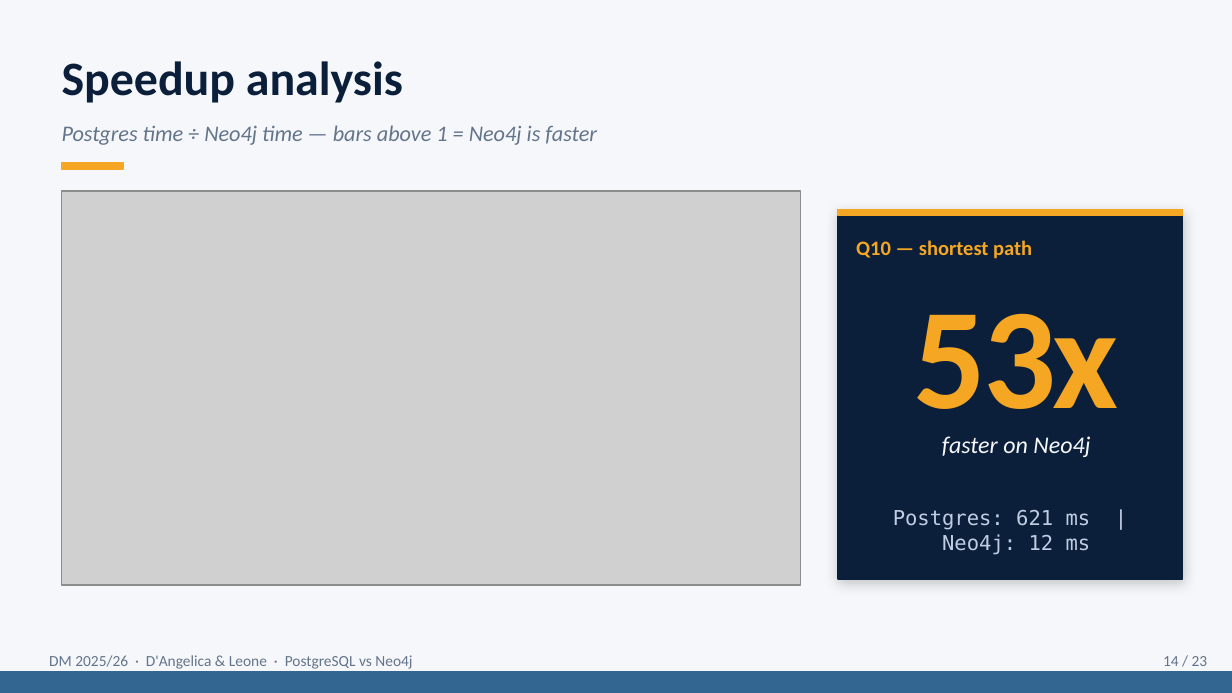
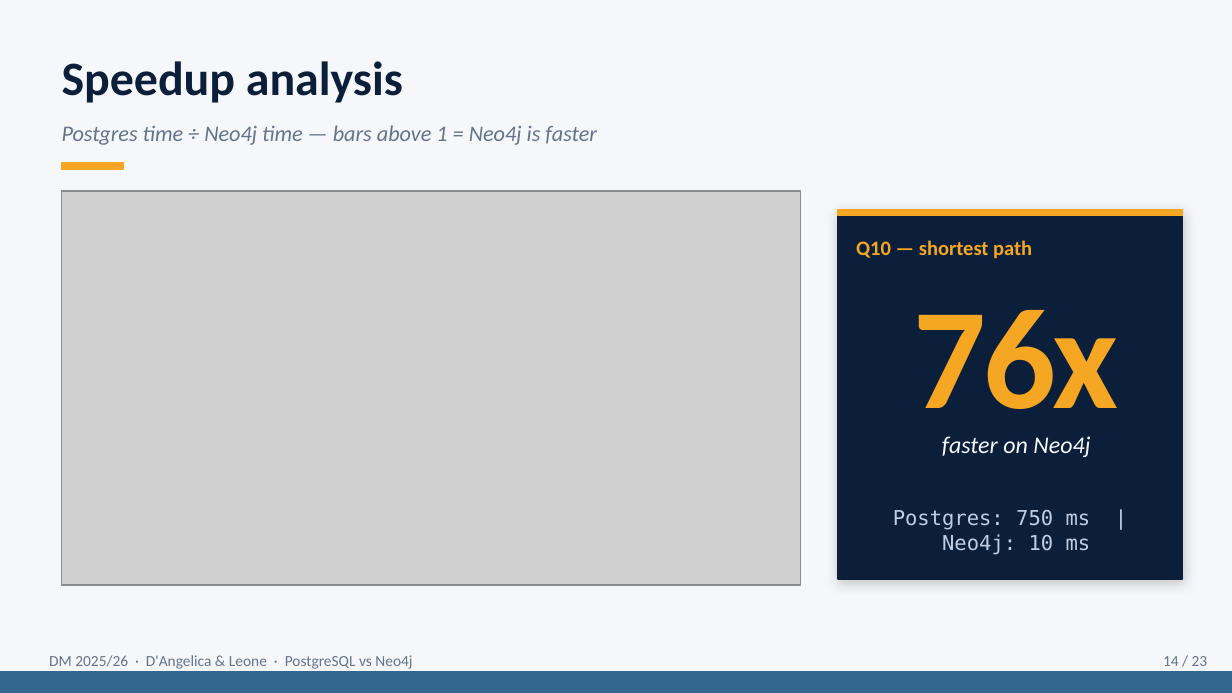
Before and after one commit to g1up3/DM-Project-2026, a slide deck: slide 14 of Presentation_DM_DAngelica_Leone.pptx. Drawn at 1232x693 pixels with LibreOffice and Linux fonts; fonts in the diff are those of the drawing; grey boxes stand for pictures. Boxes give left, top, right and bottom in pixels: in the first picture for what was removed or moved away, otherwise in the second. Text is boxed around its words. In the diff, an @@ line names an element or a change of style, - is before the commit and + after.

```diff
--- a/Presentation_DM_DAngelica_Leone.pptx
+++ b/Presentation_DM_DAngelica_Leone.pptx
@@ text at [914, 310, 1119, 442]: text changed @@
-53x
+76x
@@ text at [893, 510, 1091, 555]: text changed @@
-Postgres: 621 ms | Neo4j: 12 ms
+Postgres: 750 ms | Neo4j: 10 ms
```
Also in this commit, not shown: 5 other slides changed, 13 other files.
